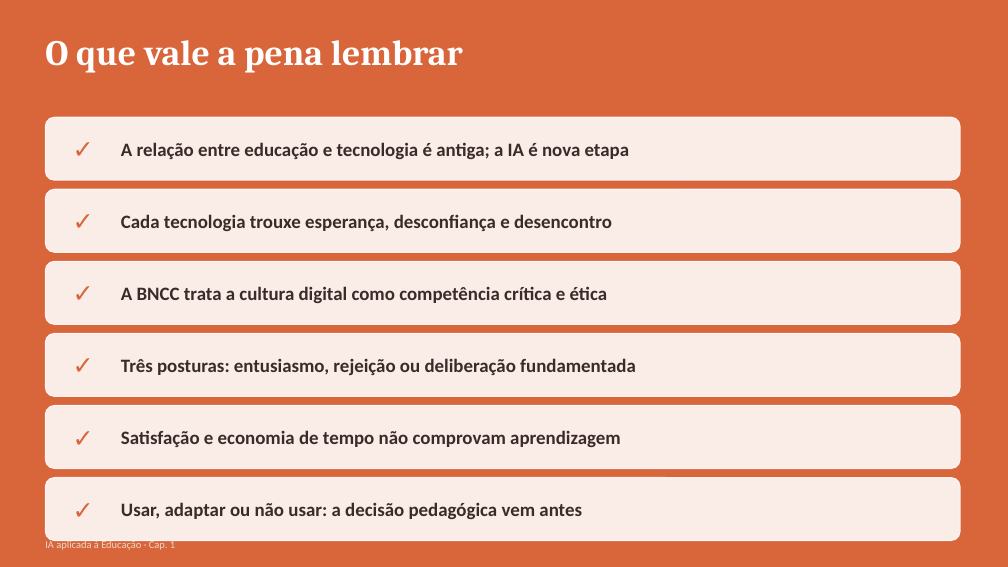
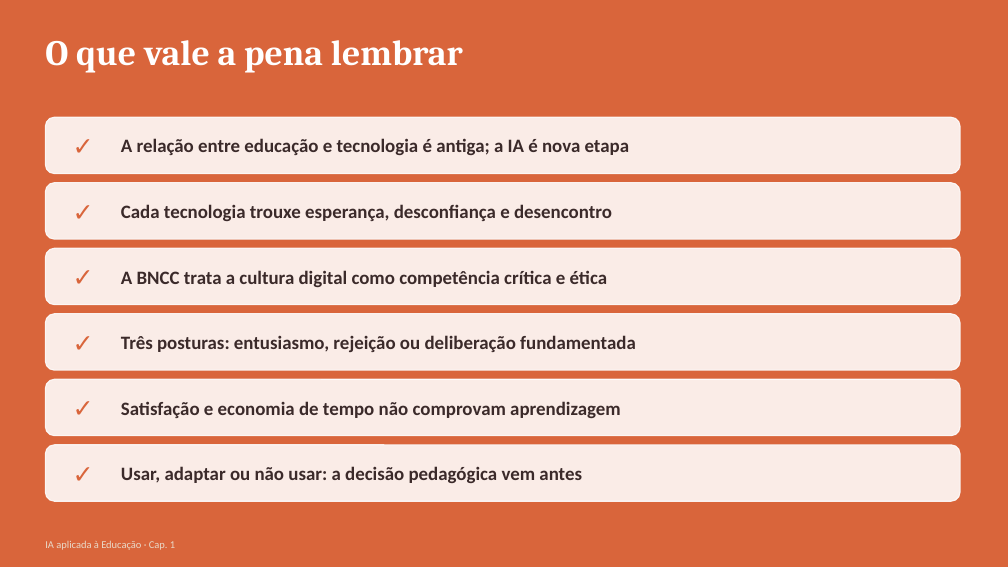
Before and after one commit to arakenmedeiros/claude, a slide deck: slide 22 of livro_ia_educacao/saida/pptx/Cap01_slides.pptx. Drawn at 1008x567 pixels with LibreOffice and Linux fonts; fonts in the diff are those of the drawing. Boxes give left, top, right and bottom in pixels: in the first picture for what was removed or moved away, otherwise in the second. Text is boxed around its words. In the diff, an @@ line names an element or a change of style, - is before the commit and + after.

```diff
--- a/livro_ia_educacao/saida/pptx/Cap01_slides.pptx
+++ b/livro_ia_educacao/saida/pptx/Cap01_slides.pptx
@@ rounded rectangle: place and size @@
-rounded rectangle at bbox=[45, 117, 960, 180]
+rounded rectangle at bbox=[45, 117, 960, 174]
@@ text "✓" rewrapped from bbox=[60, 117, 106, 180] to bbox=[60, 117, 106, 174] @@
@@ text "A relação entre educação e ...": place and size @@
-text "A relação entre educação e ..." at bbox=[121, 142, 630, 159]
+text "A relação entre educação e ..." at bbox=[121, 138, 630, 155]
@@ rounded rectangle: place and size @@
-rounded rectangle at bbox=[45, 189, 960, 252]
+rounded rectangle at bbox=[45, 183, 960, 240]
@@ text "✓" rewrapped from bbox=[60, 189, 106, 252] to bbox=[60, 183, 106, 240] @@
@@ text "Cada tecnologia trouxe esperança, desconfiança ...": place and size @@
-text "Cada tecnologia trouxe esperança, desconfiança ..." at bbox=[121, 214, 612, 231]
+text "Cada tecnologia trouxe esperança, desconfiança ..." at bbox=[121, 204, 612, 221]
@@ rounded rectangle: place and size @@
-rounded rectangle at bbox=[45, 262, 960, 324]
+rounded rectangle at bbox=[45, 248, 960, 305]
@@ text "✓" rewrapped from bbox=[60, 262, 106, 324] to bbox=[60, 248, 106, 305] @@
@@ text "A BNCC trata a cultura ...": place and size @@
-text "A BNCC trata a cultura ..." at bbox=[121, 286, 608, 303]
+text "A BNCC trata a cultura ..." at bbox=[121, 270, 608, 287]
@@ rounded rectangle: place and size @@
-rounded rectangle at bbox=[45, 333, 960, 396]
+rounded rectangle at bbox=[45, 314, 960, 371]
@@ text "✓" rewrapped from bbox=[60, 333, 106, 396] to bbox=[60, 314, 106, 371] @@
@@ text "Três posturas: entusiasmo, rejeição ou ...": place and size @@
-text "Três posturas: entusiasmo, rejeição ou ..." at bbox=[121, 358, 636, 375]
+text "Três posturas: entusiasmo, rejeição ou ..." at bbox=[121, 335, 636, 352]
@@ rounded rectangle: place and size @@
-rounded rectangle at bbox=[45, 405, 960, 468]
+rounded rectangle at bbox=[45, 380, 960, 436]
@@ text "✓" rewrapped from bbox=[60, 405, 106, 468] to bbox=[60, 380, 106, 436] @@
@@ text "Satisfação e economia de tempo ...": place and size @@
-text "Satisfação e economia de tempo ..." at bbox=[121, 430, 621, 447]
+text "Satisfação e economia de tempo ..." at bbox=[121, 401, 621, 418]
@@ proportions changed in 6 elements at bbox=[45, 117, 960, 174], bbox=[45, 183, 960, 240], bbox=[45, 248, 960, 305], bbox=[45, 314, 960, 371], bbox=[45, 380, 960, 436], bbox=[45, 445, 960, 501] @@
@@ rounded rectangle: place and size @@
-rounded rectangle at bbox=[45, 478, 960, 541]
+rounded rectangle at bbox=[45, 445, 960, 501]
@@ text "✓" rewrapped from bbox=[60, 478, 106, 541] to bbox=[60, 445, 106, 501] @@
@@ text "Usar, adaptar ou não usar: ...": place and size @@
-text "Usar, adaptar ou não usar: ..." at bbox=[121, 502, 582, 519]
+text "Usar, adaptar ou não usar: ..." at bbox=[121, 466, 582, 483]
```
Also in this commit, not shown: 33 other files.
